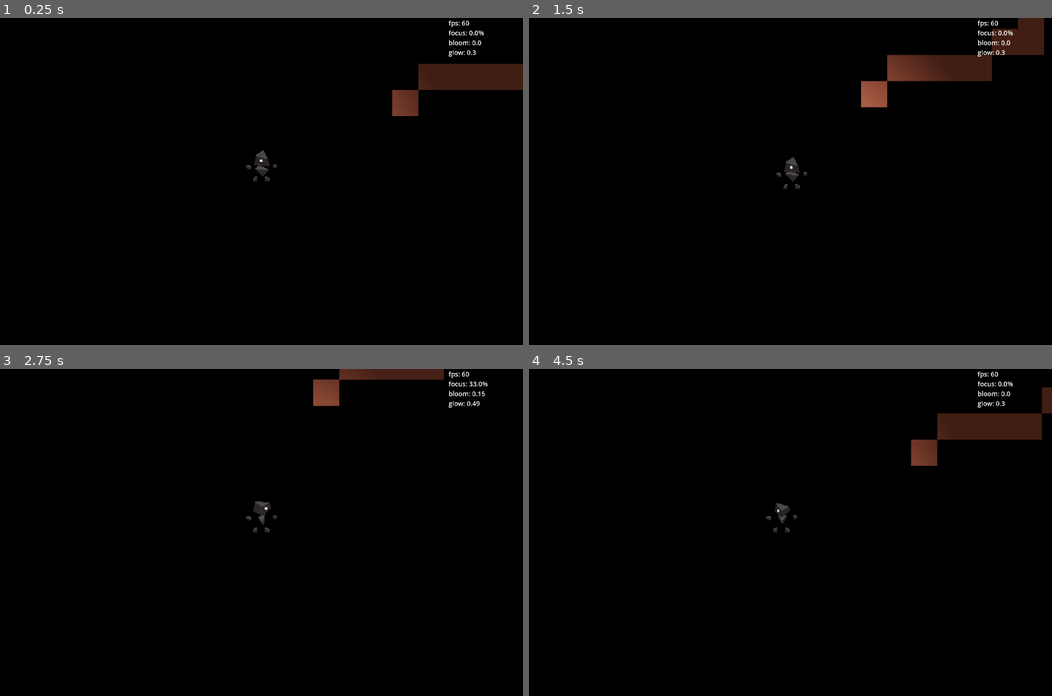
Above: before the commit, frames 1-4 (two rows, left to right).
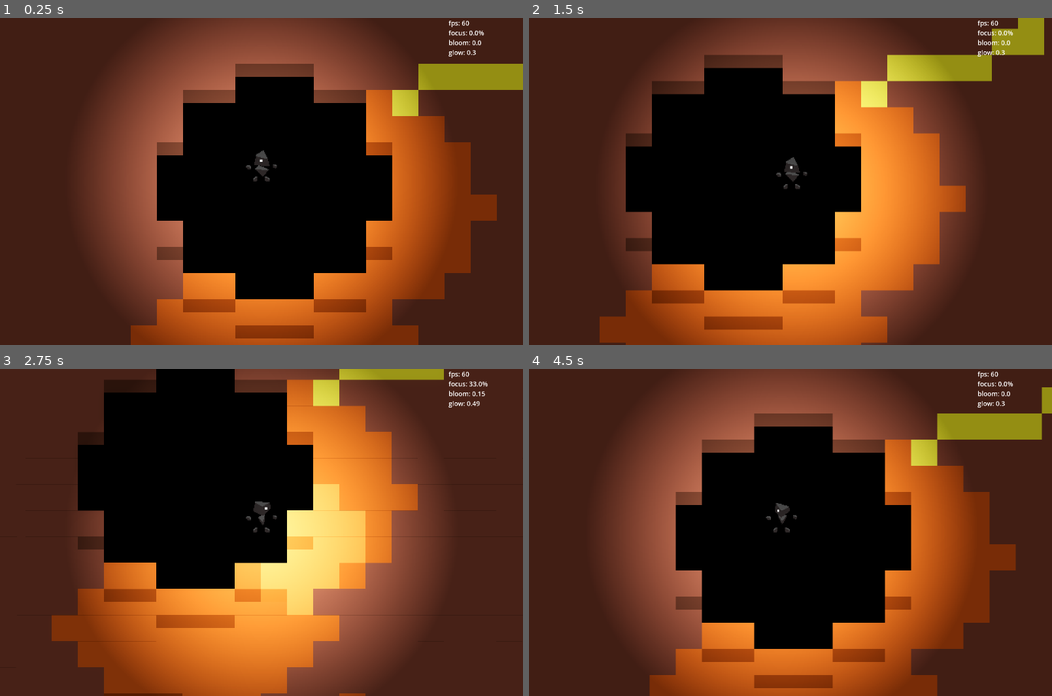
Above: after the commit, the same moments.

Repository: sethbuening/Eclipse-Rogue
Game: Godot game, scene res://scenes/game.tscn
Same seed, same stepped clock (60 frames per second), same inputs: the game is played once before the commit and once after it.
Inputs:
- Up to frame 1 (0.25 s): no input
- Up to frame 2 (1.5 s): hold D (move_right) 0.53-1.28 s; hold E (attack_interact) 0.53-1.28 s; hold S (move_down) from 1.28 s (still down); tap E (attack_interact) at 1.35 s
- Up to frame 3 (2.75 s): release S (move_down) at 2.03 s; hold D (move_right) from 2.03 s (still down); hold E (attack_interact) from 2.03 s (still down)
- Up to frame 4 (4.5 s): release D (move_right) at 2.78 s; release E (attack_interact) at 2.78 s; hold W (move_up) 2.78-3.53 s; tap E (attack_interact) at 2.85, 4.35 s; hold E (attack_interact) 3.53-4.28 s; hold A (move_left) from 3.53 s (still down)

The runs differ from the first frame. In frame 1, 77% of the frame differs, in the area x 0-100%, y 0-100%; in frame 2, 77%; in frame 3, 77%; in frame 4, 77%.

Commit message:
Updated tilemap atlas

Diff:
--- a/eclipse/scripts/TilemapManager.gd
+++ b/eclipse/scripts/TilemapManager.gd
@@ -43,11 +43,11 @@
 @export var ATLAS_TILE_SIZE: Vector2i = Vector2i(32, 48)
 var SPRITE_OFFSET_Y: float = 0
 
-@export var atlas_pos_stone:   Vector2i = Vector2i(0, 0)
-@export var atlas_pos_rock:    Vector2i = Vector2i(0, 1)
-@export var atlas_pos_gold:    Vector2i = Vector2i(1, 0)
-@export var atlas_pos_copper:  Vector2i = Vector2i(2, 0)
-@export var atlas_pos_crystal: Vector2i = Vector2i(3, 0)
+@export var atlas_pos_stone:   Vector2i = Vector2i(1, 2)
+@export var atlas_pos_rock:    Vector2i = Vector2i(1, 5)
+@export var atlas_pos_gold:    Vector2i = Vector2i(4, 2)
+@export var atlas_pos_copper:  Vector2i = Vector2i(4, 5)
+@export var atlas_pos_crystal: Vector2i = Vector2i(7, 2)
 
 var chamber_noise:        FastNoiseLite = FastNoiseLite.new()
 var path_noise:           FastNoiseLite = FastNoiseLite.new()
